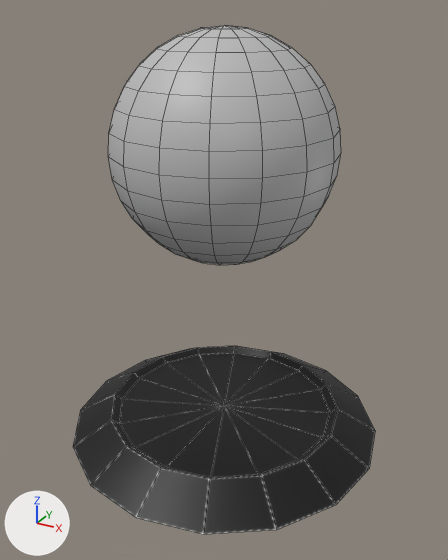
What one commit did to the FBX model Keng/Models/Shocker/Shocker_Idle._Lv1.fbx.
The view is the same before and after, from a 50 mm camera at (267.0, -485.0, 432.0) aimed at (3.0, -7.0, 192.0). Arrows for +X, +Y and +Z are at lower left; the lights stay in place. Mesh edges are drawn as thin lines. Where no turn or scale is listed for an object, it has been applied to the vertices.

Names of what the first picture shows: 'Shocker_EnergyBall_Geo', 'Shocker_Stand_Geo'.
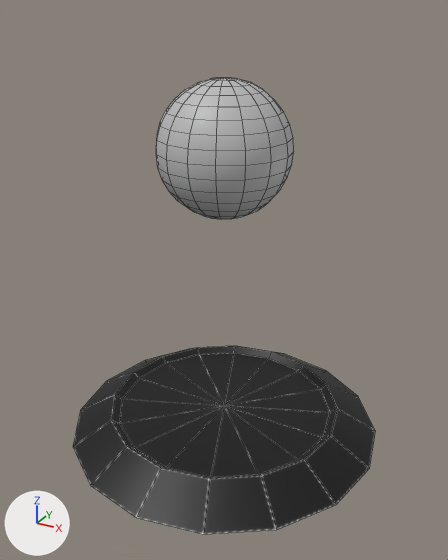
The change, as a diff of the scene's bpy script:
```diff
--- a/Keng/Models/Shocker/Shocker_Idle._Lv1.fbx.py
+++ b/Keng/Models/Shocker/Shocker_Idle._Lv1.fbx.py
@@ ob_shocker_energyball_geo @@
 ob_shocker_energyball_geo.location = (0.0, 31562.0, 0.0)
+ob_shocker_energyball_geo.scale = (0.6, 0.6, 0.6)
```

Location of each change, [x1, y1, x2, y2] in pixels of the pictures (448 x 560 px):
'Shocker_EnergyBall_Geo', rescaled (41% narrower, 41% shorter)
    before: [108, 25, 341, 265]
    after: [156, 78, 294, 219]
